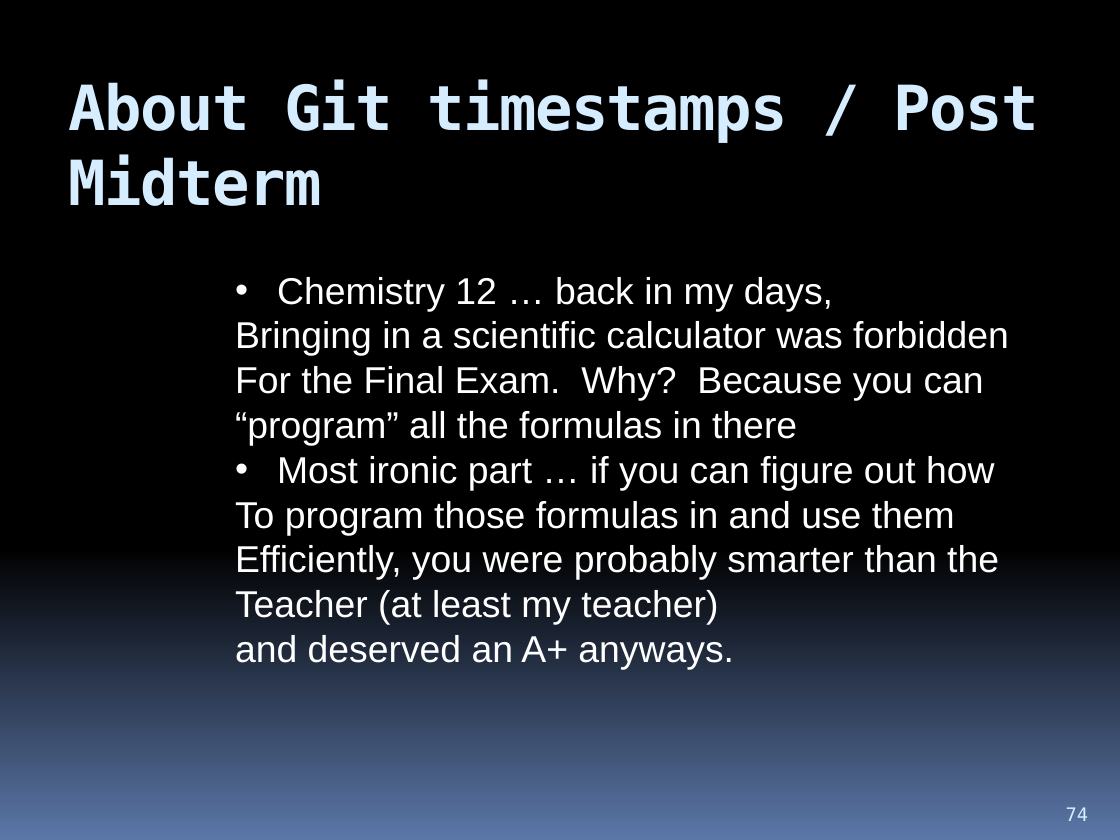
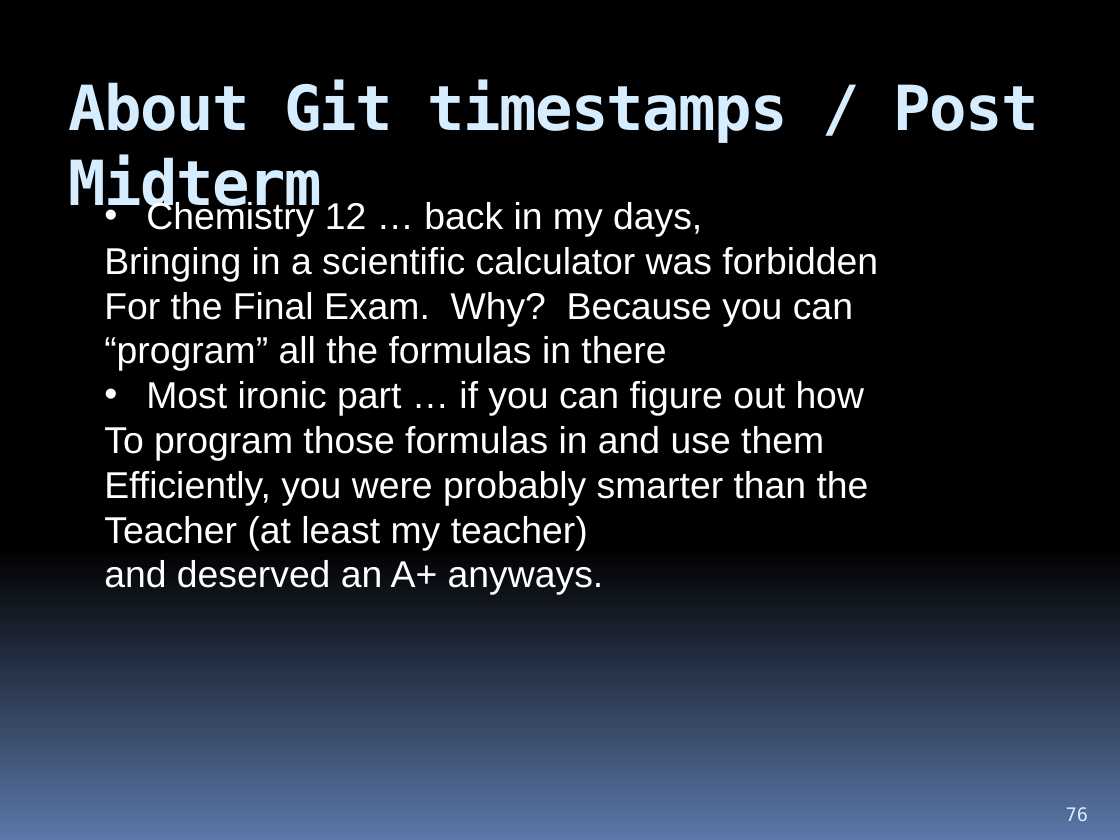
Before and after one commit to hchan/comp2613, a slide deck: slide 76 of coursePresentation.pptx (slide 74 before the commit). Drawn at 1120x840 pixels with LibreOffice and Linux fonts; fonts in the diff are those of the drawing. Boxes give left, top, right and bottom in pixels: in the first picture for what was removed or moved away, otherwise in the second. Text is boxed around its words. In the diff, an @@ line names an element or a change of style, - is before the commit and + after.

```diff
--- a/coursePresentation.pptx
+++ b/coursePresentation.pptx
@@ text "Chemistry 12 … back in ..." moved from (x1=235, y1=277, x2=1009, y2=670) to (x1=104, y1=200, x2=878, y2=595) @@
@@ page number at (x1=1066, y1=807, x2=1088, y2=821): text changed @@
-74
+76
```
Also in this commit, not shown: 4 other slides changed, 3 slides added.
